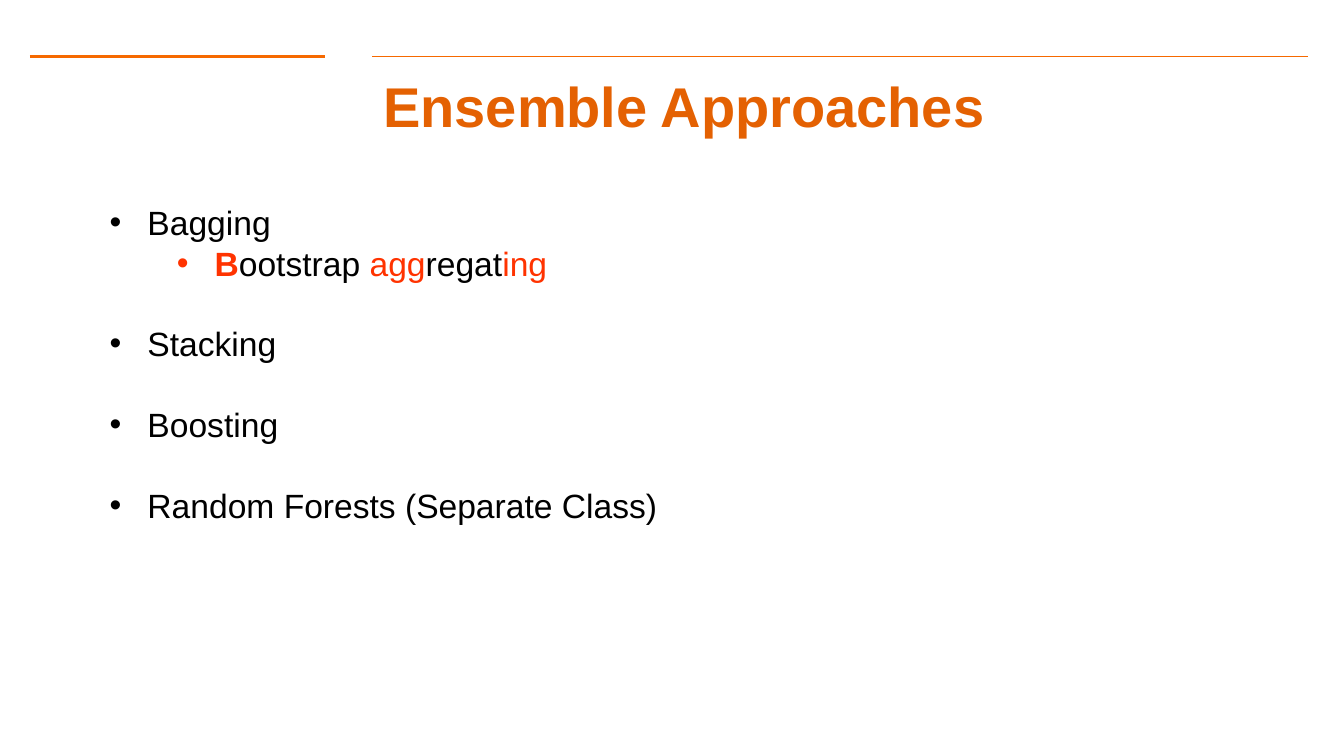
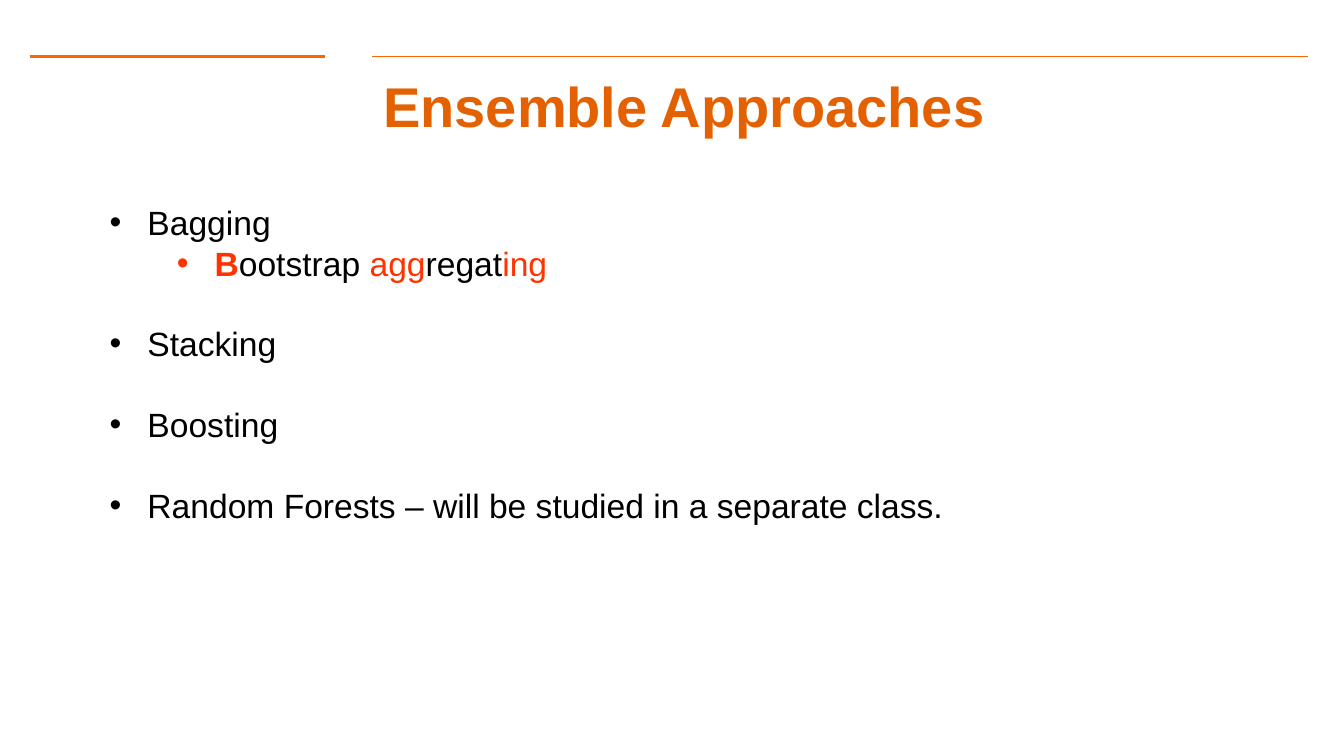
Before and after one commit to gk5951/RIT-DSCI-633-FDS, a slide deck: slide 22 of Syllabus/Lecture09/Lec09.pptx (slide 25 before the commit). Drawn at 1344x756 pixels with LibreOffice and Linux fonts; fonts in the diff are those of the drawing; background and template pictures are left out. Boxes give left, top, right and bottom in pixels: in the first picture for what was removed or moved away, otherwise in the second. Text is boxed around its words. In the diff, an @@ line names an element or a change of style, - is before the commit and + after.

```diff
--- a/Syllabus/Lecture09/Lec09.pptx
+++ b/Syllabus/Lecture09/Lec09.pptx
@@ text at (x1=147, y1=493, x2=943, y2=525): text changed @@
-• Random Forests (Separate Class)
+• Random Forests – will be studied in a separate class.
```
Also in this commit, not shown: 4 other slides changed, 5 slides removed, 3 other files.
